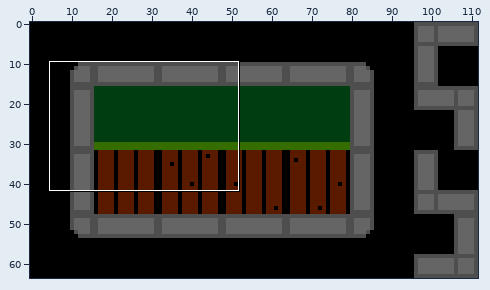
One commit to this sprite sheet: assets/Tile-set.png. The picture above shows the old version from afar; the outline marks the close-up.
Close-up. Before the commit:
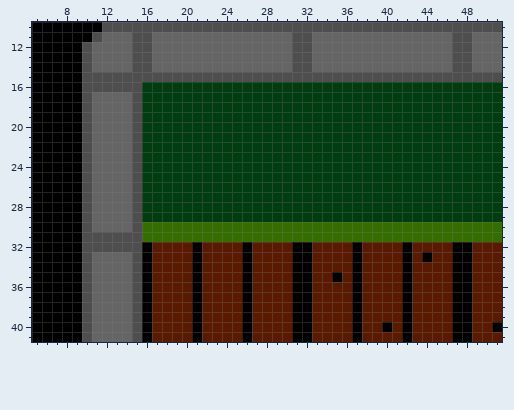
The file is 112x64 pixels. Shown: x 5..51, y 10..41. The commit also changed other parts of the picture, which this record leaves out.
After the commit:
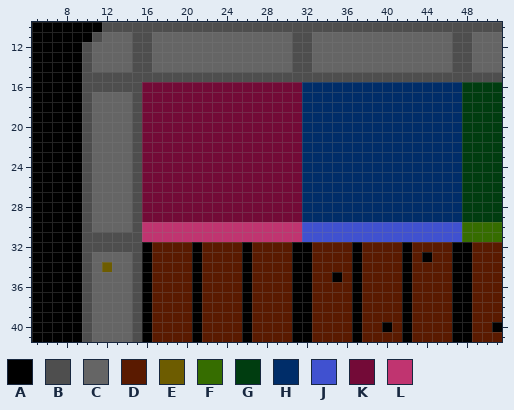
Palette (. is transparent): A #000000  B #4e4e4e  C #656565  D #5a1a00  E #6d5c00  F #366d00  G #003d10  H #002d69  J #4051d0  K #730a37  L #c03470
Edits made:
y 16..29: x 16..47 GGGGGGGGGGGGGGGGGGGGGGGGGGGGGGGG -> KKKKKKKKKKKKKKKKHHHHHHHHHHHHHHHH
y 30..31: x 16..47 FFFFFFFFFFFFFFFFFFFFFFFFFFFFFFFF -> LLLLLLLLLLLLLLLLJJJJJJJJJJJJJJJJ
y 34: x 12 C -> E
Boxes around the changes in both close-ups, in picture pixels (x1, y1, x2, y2):
changed: (102, 82, 462, 272)
